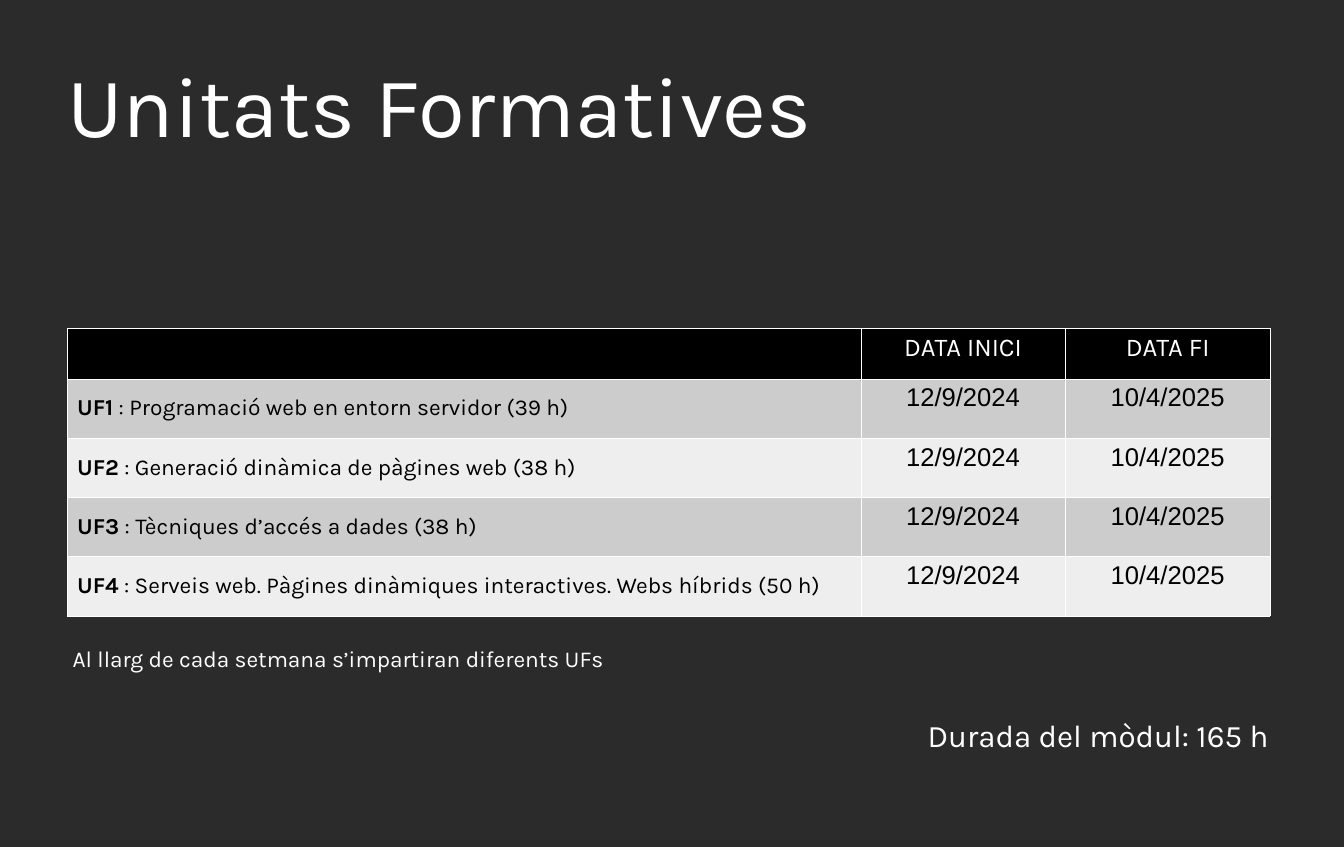
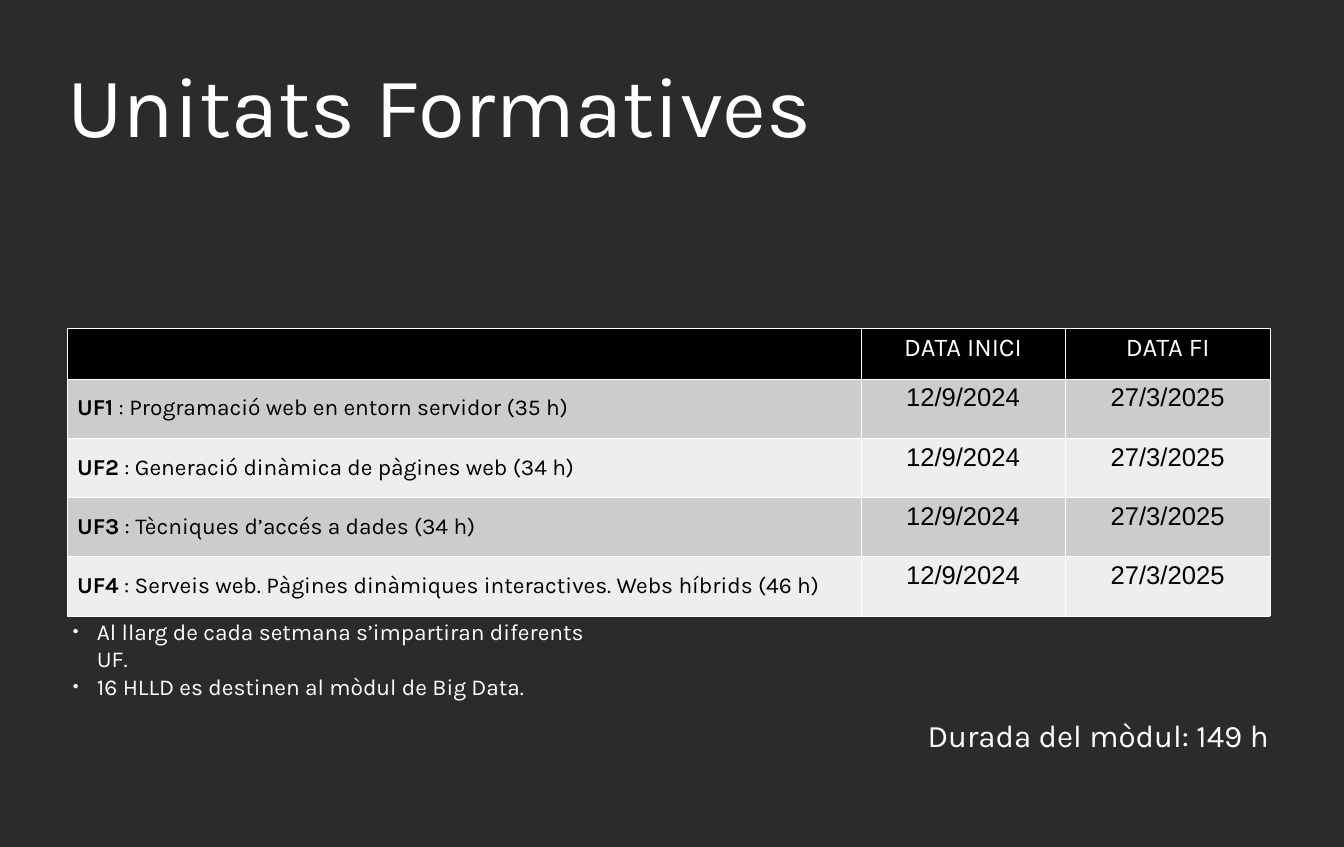
Before and after one commit to xbaubes/xbaubes, a slide deck: slide 4 of Presentacions/[DAW-MP07] Desenvolupament web en entorn servidor.odp. Drawn at 1344x847 pixels with LibreOffice and Linux fonts; fonts in the diff are those of the drawing; background and template pictures are left out; a plain dark background stands for a picture behind light text. Boxes give left, top, right and bottom in pixels: in the first picture for what was removed or moved away, otherwise in the second. Text is boxed around its words. In the diff, an @@ line names an element or a change of style, - is before the commit and + after.

Commit message:
reduce HLLD

```diff
--- a/Presentacions/[DAW-MP07] Desenvolupament web en entorn servidor.odp
+++ b/Presentacions/[DAW-MP07] Desenvolupament web en entorn servidor.odp
@@ table at bbox=[68, 328, 1271, 616] @@
-row 2, column 1: UF1 : Programació web en entorn servidor (39 h)
+row 2, column 1: UF1 : Programació web en entorn servidor (35 h)
-row 2, column 3: 10/4/2025
+row 2, column 3: 27/3/2025
-row 3, column 1: UF2 : Generació dinàmica de pàgines web (38 h)
+row 3, column 1: UF2 : Generació dinàmica de pàgines web (34 h)
-row 3, column 3: 10/4/2025
+row 3, column 3: 27/3/2025
-row 4, column 1: UF3 : Tècniques d’accés a dades (38 h)
+row 4, column 1: UF3 : Tècniques d’accés a dades (34 h)
-row 4, column 3: 10/4/2025
+row 4, column 3: 27/3/2025
-row 5, column 1: UF4 : Serveis web. Pàgines dinàmiques interactives. Webs híbrids (50 h)
+row 5, column 1: UF4 : Serveis web. Pàgines dinàmiques interactives. Webs híbrids (46 h)
-row 5, column 3: 10/4/2025
+row 5, column 3: 27/3/2025
@@ text at bbox=[97, 624, 584, 701]: text changed @@
-Al llarg de cada setmana s’impartiran diferents UFs
+● Al llarg de cada setmana s’impartiran diferents UF.
+● 16 HLLD es destinen al mòdul de Big Data.
@@ text at bbox=[928, 723, 1269, 748]: text changed @@
-Durada del mòdul: 165 h
+Durada del mòdul: 149 h
```
Also in this commit, not shown: 1 other slide changed, 1 other file.
